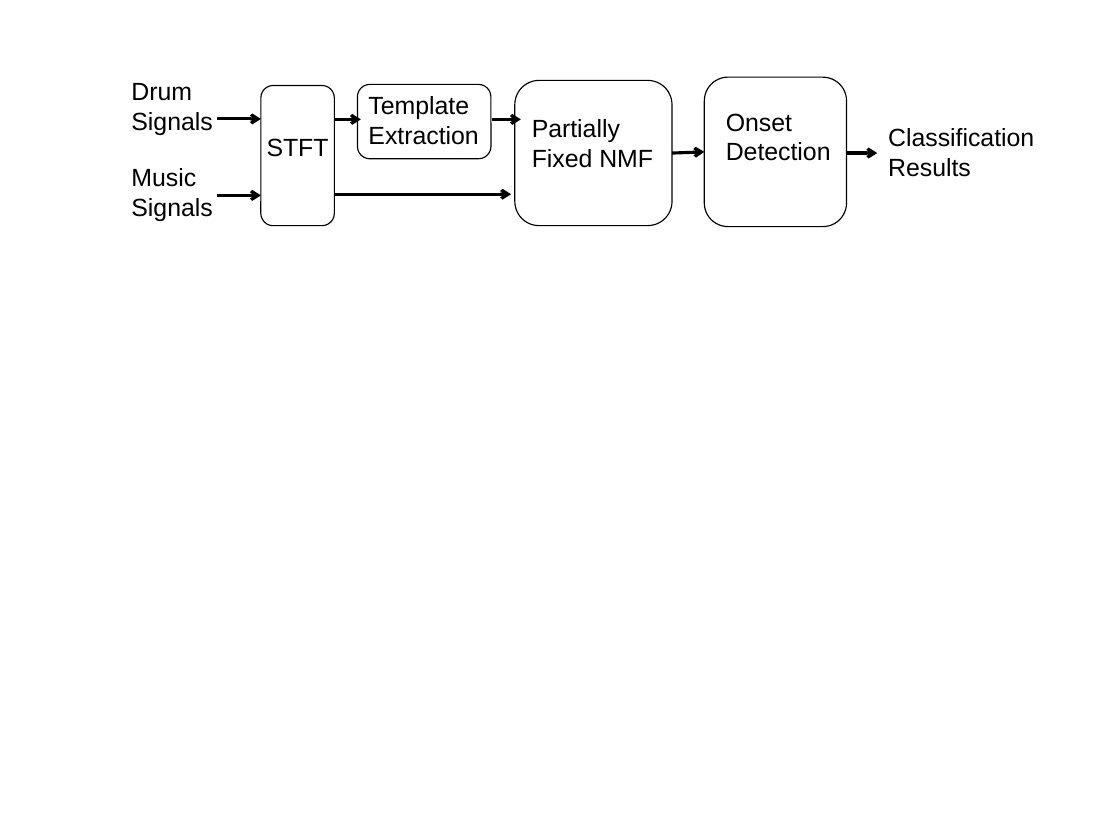
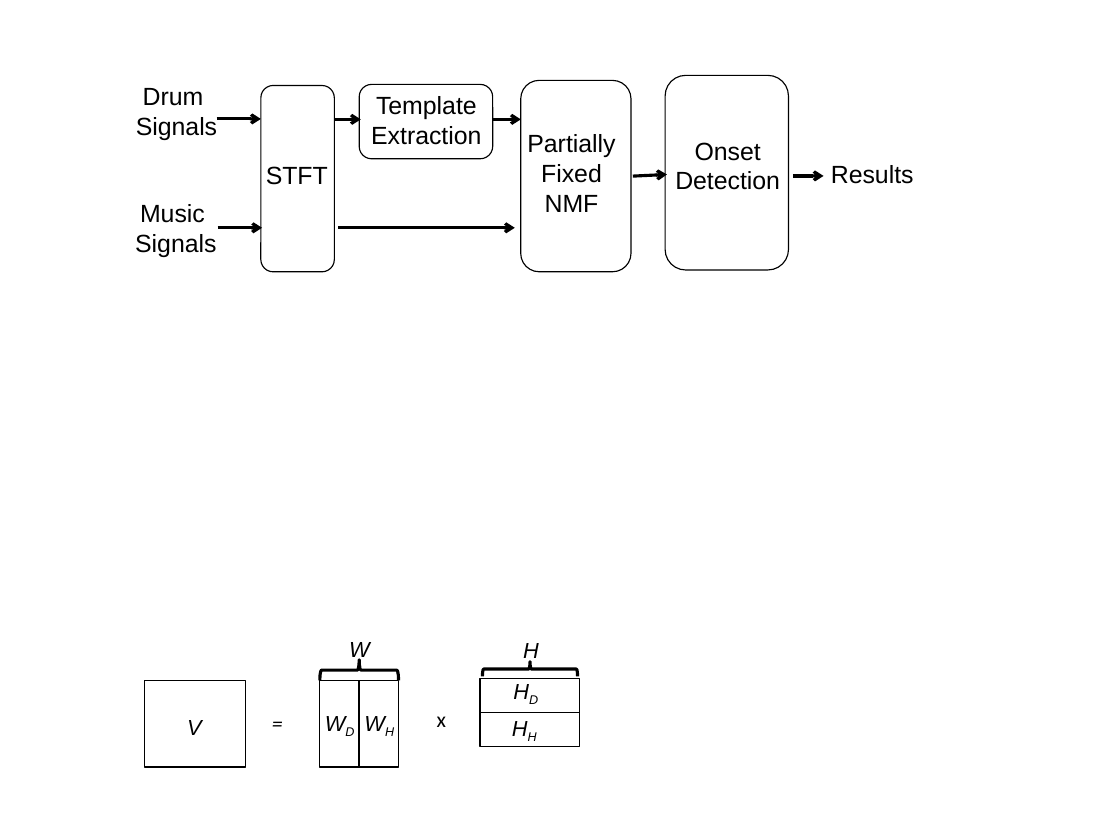
Before and after one commit to cwu307/cw_paper, a slide deck: slide 2 of cw ismir2014/cw_ismir2014_plots.pptx. Drawn at 1120x840 pixels with LibreOffice and Linux fonts; fonts in the diff are those of the drawing. Boxes give left, top, right and bottom in pixels: in the first picture for what was removed or moved away, otherwise in the second. Text is boxed around its words. In the diff, an @@ line names an element or a change of style, - is before the commit and + after.

```diff
--- a/cw ismir2014/cw_ismir2014_plots.pptx
+++ b/cw ismir2014/cw_ismir2014_plots.pptx
@@ rounded rectangle: place and size @@
-rounded rectangle at bbox=[261, 85, 335, 225]
+rounded rectangle at bbox=[261, 85, 335, 271]
@@ rounded rectangle: place and size @@
-rounded rectangle at bbox=[515, 81, 672, 226]
+rounded rectangle at bbox=[521, 81, 631, 272]
@@ rounded rectangle: place and size @@
-rounded rectangle at bbox=[704, 77, 847, 226]
+rounded rectangle at bbox=[665, 75, 788, 270]
@@ alignment left to centre in 6 elements at bbox=[371, 96, 481, 145], bbox=[136, 88, 217, 140], bbox=[135, 204, 216, 257], bbox=[266, 166, 328, 185], bbox=[675, 142, 780, 190], bbox=[527, 134, 615, 212] @@
@@ text "Partially Fixed NMF": place and size @@
-text "Partially Fixed NMF" at bbox=[532, 119, 653, 168]
+text "Partially Fixed NMF" at bbox=[527, 134, 615, 212]
@@ text "Onset Detection": place and size @@
-text "Onset Detection" at bbox=[726, 113, 831, 161]
+text "Onset Detection" at bbox=[675, 142, 780, 190]
@@ text "STFT": place and size @@
-text "STFT" at bbox=[267, 138, 329, 157]
+text "STFT" at bbox=[266, 166, 328, 185]
@@ arrow moved from (672, 153) - (704, 152) to (633, 176) - (666, 175) @@
@@ arrow moved from (847, 153) - (877, 153) to (793, 176) - (823, 176) @@
@@ text at bbox=[831, 165, 914, 184]: text changed @@
-Classification Results
+Results
@@ text "Music": place and size @@
-text "Music" at bbox=[131, 168, 212, 221]
+text "Music" at bbox=[135, 204, 216, 257]
@@ arrow moved from (216, 195) - (261, 195) to (217, 227) - (262, 227) @@
@@ arrow moved from (335, 194) - (511, 194) to (338, 227) - (515, 227) @@
@@ text added at bbox=[349, 642, 370, 661], 14 pt, text #000000, italic @@
+W
@@ text added at bbox=[523, 643, 539, 663], 14 pt, text #000000, italic @@
+H
@@ rectangle added at bbox=[144, 681, 245, 767], outline #000000 0.75 pt @@
@@ left brace added at bbox=[319, 660, 398, 680], outline #000000 2 pt @@
@@ rectangle added at bbox=[320, 681, 360, 767], outline #000000 0.75 pt @@
@@ rectangle added at bbox=[360, 681, 399, 767], outline #000000 0.75 pt @@
@@ rectangle added at bbox=[480, 679, 580, 712], outline #000000 0.75 pt @@
@@ left brace added at bbox=[483, 662, 578, 676], outline #000000 2 pt @@
@@ text added at bbox=[503, 672, 599, 710], 14 pt, text #000000, italic @@
+HD
@@ text added at bbox=[261, 704, 301, 743], 14 pt, text #000000, italic @@
+=
@@ text added at bbox=[314, 704, 372, 743], 14 pt, text #000000, italic @@
+WD
@@ text added at bbox=[354, 704, 412, 743], 14 pt, text #000000, italic @@
+WH
@@ text added at bbox=[437, 716, 446, 727], 14 pt, text #000000 @@
+x
@@ rectangle added at bbox=[480, 712, 580, 747], outline #000000 0.75 pt @@
@@ text added at bbox=[501, 709, 572, 747], 14 pt, text #000000, italic @@
+HH
@@ text added at bbox=[187, 720, 202, 735], 14 pt, text #000000, italic @@
+V
```
Also in this commit, not shown: 1 other slide changed, 1 slide added, 1 slide removed, 2 other files.
